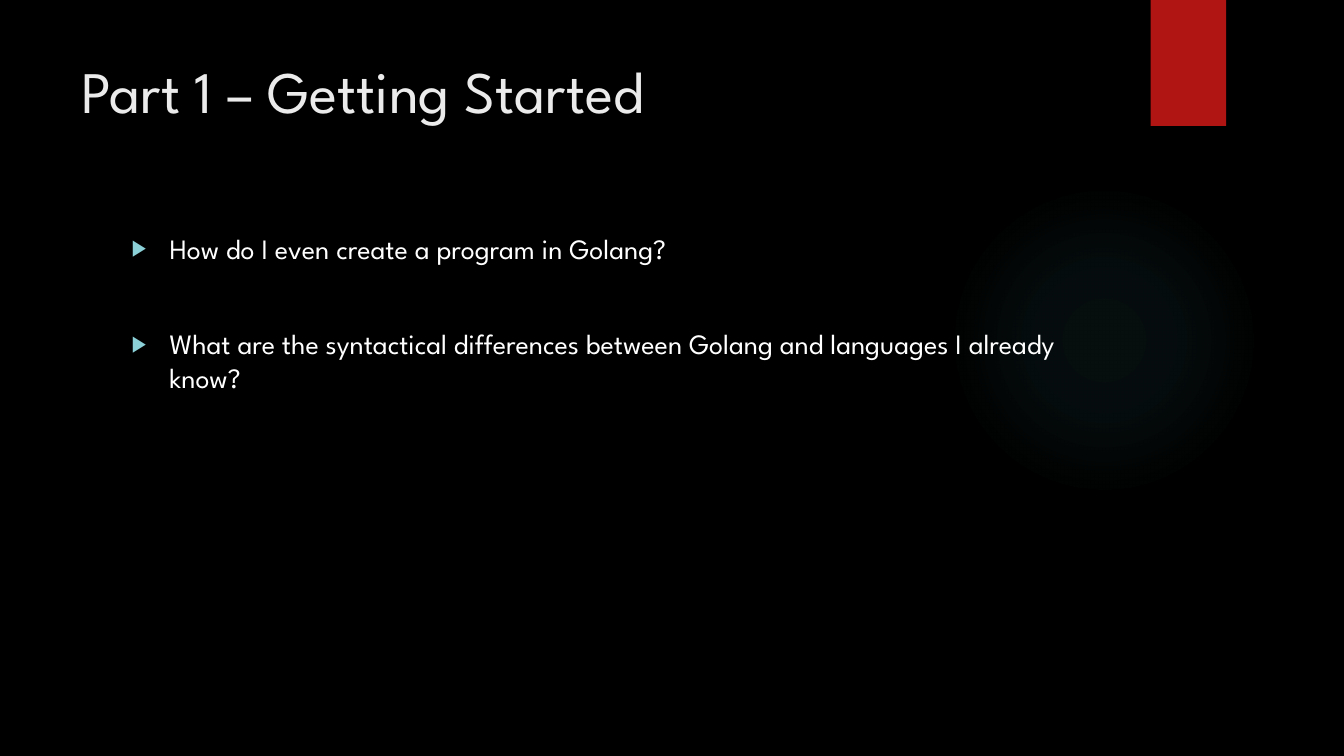
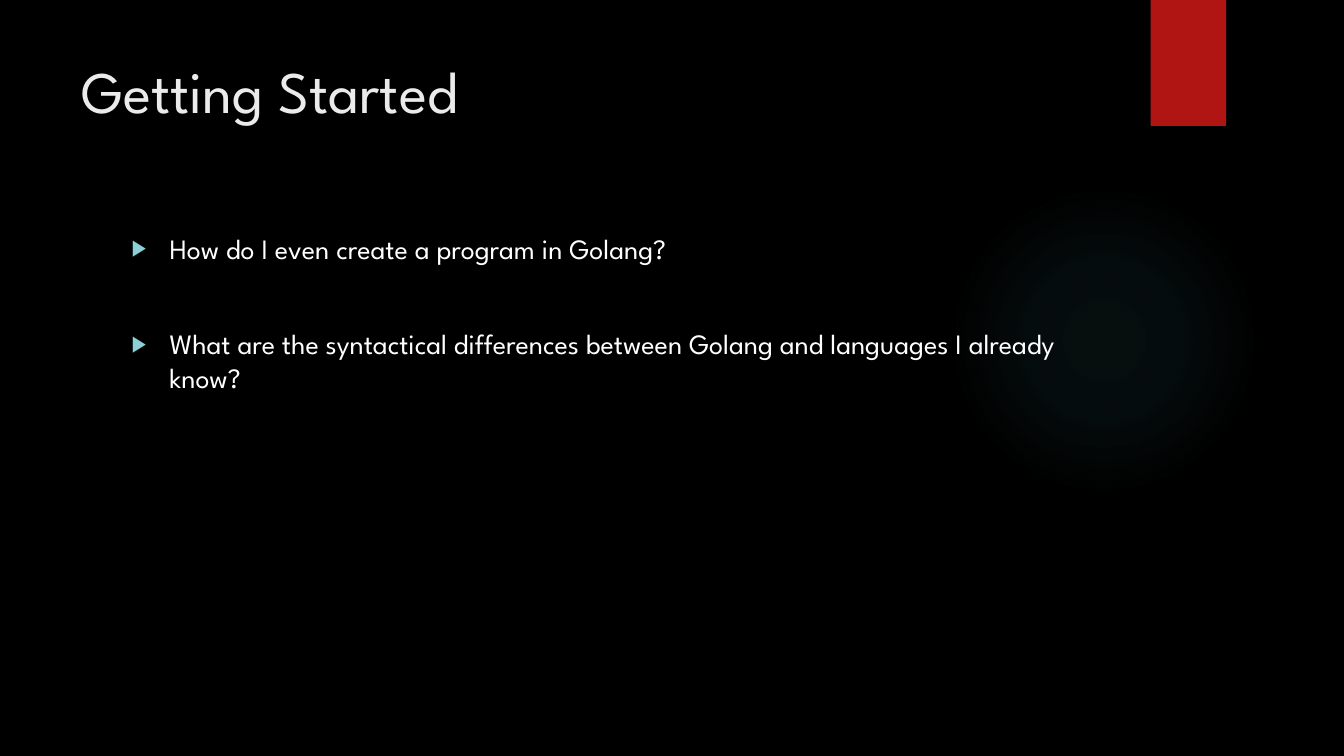
Before and after one commit to jaminologist/GopherLife, a slide deck: slide 6 of GopherLife.pptx (slide 5 before the commit). Drawn at 1344x756 pixels with LibreOffice and Linux fonts; fonts in the diff are those of the drawing; background and template pictures are left out. Boxes give left, top, right and bottom in pixels: in the first picture for what was removed or moved away, otherwise in the second. Text is boxed around its words. In the diff, an @@ line names an element or a change of style, - is before the commit and + after.

```diff
--- a/GopherLife.pptx
+++ b/GopherLife.pptx
@@ title at (81, 72, 457, 126): text changed @@
-Part 1 – Getting Started
+Getting Started
```
Also in this commit, not shown: 6 other slides changed, 14 slides added, 9 slides removed, 9 other files.
